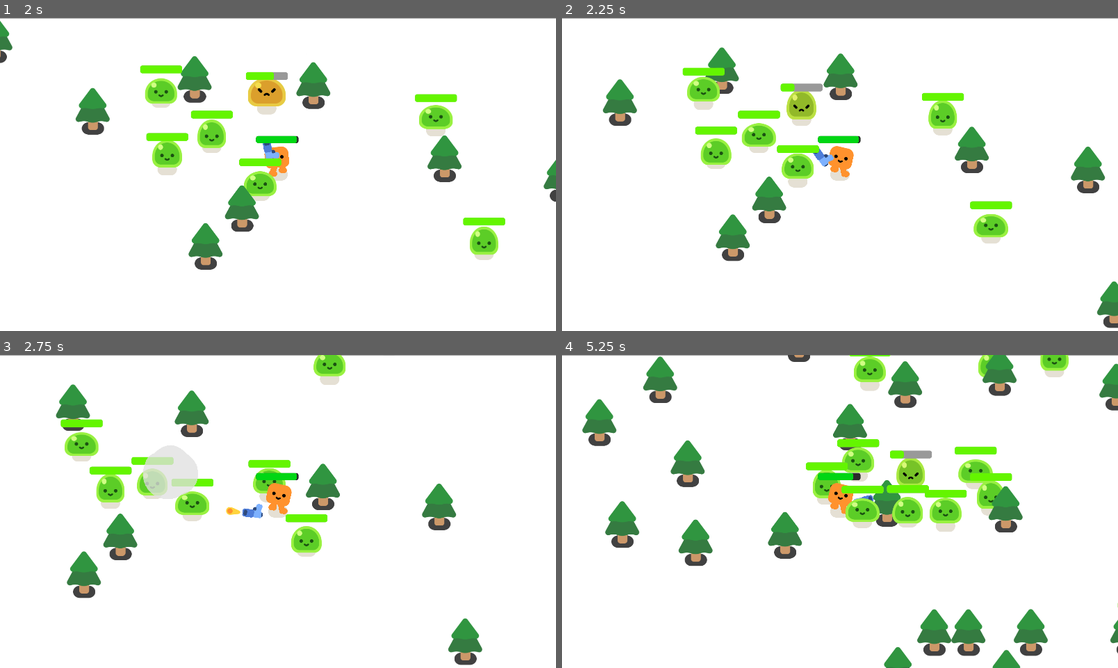
Above: before the commit, frames 1-4 (two rows, left to right).
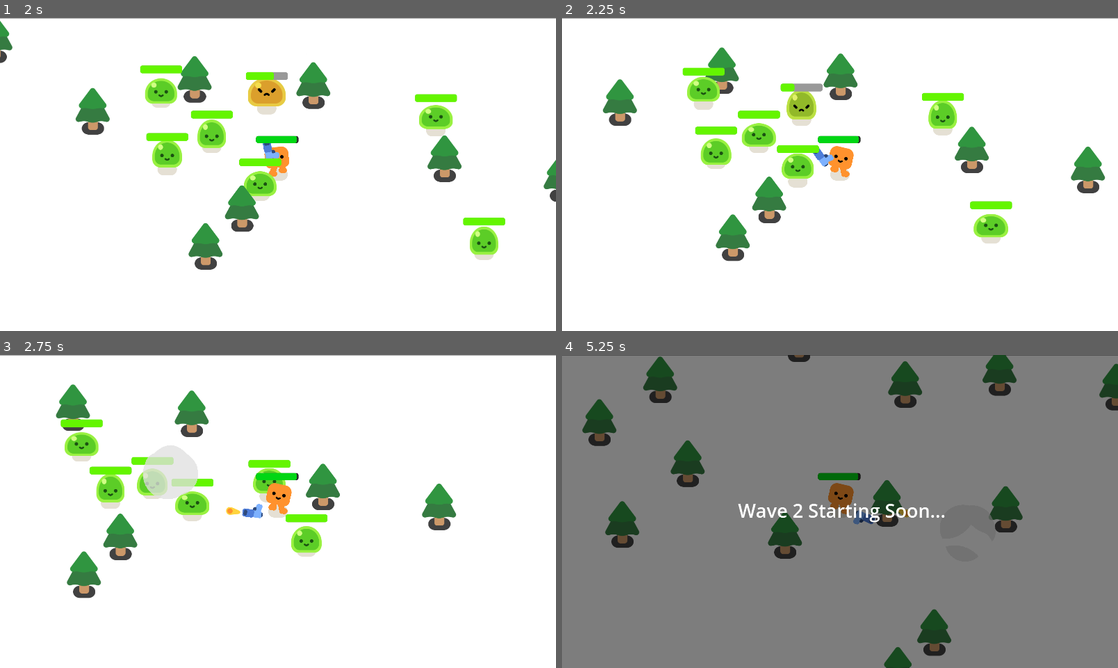
Above: after the commit, the same moments.

Repository: Jarah-Marshall/first_game
Game: Godot game, scene res://survivors_game.tscn
The game is run twice, just before and just after one commit, with the same random seed, the same clock (stepped at 60 frames per second) and the same inputs.
Inputs:
- Up to frame 1 (2 s): hold D (move_right) 0.53-1.28 s; hold S (move_down) from 1.28 s (still down)
- Up to frame 2 (2.25 s): release S (move_down) at 2.03 s; hold D (move_right) from 2.03 s (still down)
- Up to frame 3 (2.75 s): keep holding D (move_right)
- Up to frame 4 (5.25 s): release D (move_right) at 2.78 s; hold W (move_up) 2.78-3.53 s; hold A (move_left) 3.53-5.03 s; hold S (move_down) from 5.03 s (still down)

Frame 1 is identical in both runs. In frame 2, 0.4% of the frame differs, in the area x 96-100%, y 84-100%; in frame 3, 1.0%; in frame 4, 100%, in the area x 0-100%, y 0-100%.

Commit message:
Made Changes to the Game, Added a wave-based gameplay loop, a leveling system, a boss level, and enemy difficulty increasing over time

Diff:
--- a/bullet.gd
+++ b/bullet.gd
@@ -17,6 +17,7 @@
 
 
 func _on_body_entered(body):
+	if body.has_method("take_damage"):
+		var player = get_node("/root/Game/Player")
+		body.take_damage(player.damage)
 	queue_free()
-	if body.has_method("take_damage"):
-		body.take_damage()
--- a/missle.gd
+++ b/missle.gd
@@ -17,6 +17,7 @@
 
 
 func _on_body_entered(body):
+	if body.has_method("take_missle_damage"):
+		var player = get_node("/root/Game/Player")
+		body.take_missle_damage(3 + player.damage)
 	queue_free()
-	if body.has_method("take_missle_damage"):
-		body.take_missle_damage()
--- a/mob.gd
+++ b/mob.gd
@@ -1,6 +1,9 @@
 extends CharacterBody2D
 
+signal mob_died
+
 var health = 3
+var damage = 5;
 
 @onready var player = get_node("/root/Game/Player")
 @onready var mob_damage = $MobDamage
@@ -8,37 +11,44 @@
 func _ready():
 	%Slime.play_walk()
 
+func set_health(max_health: int):
+	health = max_health
+	%MobHealthbar.max_value = max_health
+	%MobHealthbar.value = max_health
+
 func _physics_process(delta):
 	var direction = global_position.direction_to(player.global_position)
 	velocity = direction * 300.0
 	move_and_slide()
 
-func take_damage():
-	health -= 1
+func take_damage(amount: int):
+	health -= amount
 	%MobHealthbar.value = health
 	%Slime.play_hurt()
 	mob_damage.play()
 
 	if health <= 0:
+			die()
+
+
+func take_missle_damage(amount: int):
+	health -= amount
+	%MobHealthbar.value = health
+	%Slime.play_hurt()
+	mob_damage.play()
+
+	if health <= 0:
+			die()
+
+func die():
+		mob_died.emit()
 		queue_free()
+
+		if player.has_method("enemy_defeated"):
+			player.enemy_defeated()
 
 		const SMOKE_SCENE = preload("res://smoke_explosion/smoke_explosion.tscn")
 		var smoke = SMOKE_SCENE.instantiate()
 		get_parent().add_child(smoke)
 
 		smoke.global_position = global_position
-
-func take_missle_damage():
-	health -= 3
-	%MobHealthbar.value = health
-	%Slime.play_hurt()
-	mob_damage.play()
-
-	if health <= 0:
-		queue_free()
-
-	const SMOKE_SCENE = preload("res://smoke_explosion/smoke_explosion.tscn")
-	var smoke = SMOKE_SCENE.instantiate()
-	get_parent().add_child(smoke)
-
-	smoke.global_position = global_position
--- a/player.gd
+++ b/player.gd
@@ -1,9 +1,15 @@
 extends CharacterBody2D
 
 signal health_depleted
+signal leveled_up(next_level)
 
 @onready var player_damage = $PlayerDamage
+var damage = 1;
 var health = 100.0
+
+var level = 1
+var defeated_enemies = 0
+var enemies_to_next_level = 5
 
 func _physics_process(delta):
 	var direction = Input.get_vector("move_left", "move_right",
@@ -16,13 +22,35 @@
 	else:
 		%HappyBoo.play_idle_animation()
 
-	const DAMAGE_RATE = 5.0
 	var overlapping_mobs = %HurtBox.get_overlapping_bodies()
 
 	if overlapping_mobs.size() > 0:
-		health -= DAMAGE_RATE * overlapping_mobs.size() * delta
-		%ProgressBar.value = health
-		player_damage.play()
+		for mob in overlapping_mobs:
+
+			health -= mob.damage * delta
+			%ProgressBar.value = health
+			player_damage.play()
 
 		if health <= 0.0:
 			health_depleted.emit()
+
+func enemy_defeated():
+	defeated_enemies += 1
+
+	if defeated_enemies >= enemies_to_next_level:
+		defeated_enemies = 0
+		level_up()
+
+
+func level_up():
+	level += 1
+	enemies_to_next_level += 15
+
+	health += 5.0
+	damage += 2
+
+	$LevelUp.visible = true;
+	await get_tree().create_timer(1.0).timeout
+	$LevelUp.visible = false;
+
+	leveled_up.emit(level)
--- a/player.tscn
+++ b/player.tscn
@@ -44,6 +44,23 @@
 [node name="CollisionShape2D" type="CollisionShape2D" parent="HurtBox" unique_id=1322699967]
 shape = SubResource("CircleShape2D_a313c")
 
+[node name="LevelUp" type="Label" parent="." unique_id=1693254762]
+unique_name_in_owner = true
+visible = false
+anchors_preset = 12
+anchor_top = 1.0
+anchor_right = 1.0
+anchor_bottom = 1.0
+offset_left = -69.0
+offset_top = -177.0
+offset_right = 63.0
+offset_bottom = -135.0
+grow_horizontal = 2
+grow_vertical = 0
+theme_override_colors/font_color = Color(0.017732391, 0.017732391, 0.01773239, 1)
+theme_override_font_sizes/font_size = 30
+text = "Level Up!"
+
 [node name="ProgressBar" type="ProgressBar" parent="." unique_id=288346882]
 unique_name_in_owner = true
 offset_left = -76.0
--- a/survivors_game.gd
+++ b/survivors_game.gd
@@ -1,12 +1,60 @@
 extends Node2D
 
 @onready var game_over = $GameOverSound
+@onready var spawn_timer = $Timer
+
+var wave = 1
+var number_of_mobs = 5
+var mobs = 0
+
+
+func start_next_wave():
+	mobs = 0
+	if wave % 5 == 0:
+		%WaveLabel.text = "BOSS WAVE! "
+		%CurrentWave.visible = true
+		await get_tree().create_timer(3.0).timeout
+
+		number_of_mobs = 0
+		spawn_boss_slime()
+	else:
+		if wave > 1:
+			number_of_mobs = wave * 10
+			mobs = 0
+		else:
+			number_of_mobs = 5
+
+		spawn_timer.start()
 
 func spawn_mob():
 	var new_mob = preload("res://mob.tscn").instantiate()
+
+	new_mob.mob_died.connect(check_wave_status)
+
+	if(wave > 1):
+		var max_health = 3 + (wave * 2.5)
+		new_mob.set_health(max_health)
+
 	%PathFollow2D.progress_ratio = randf()
 	new_mob.global_position = %PathFollow2D.global_position
 	add_child(new_mob)
+
+	mobs += 1
+
+func spawn_boss_slime():
+	var boss = preload("res://mob.tscn").instantiate()
+
+	boss.mob_died.connect(check_wave_status)
+
+	boss.set_health(50 + (wave * 3))
+	boss.scale = Vector2(5.0,5.0)
+
+	%PathFollow2D.progress_ratio = randf()
+	boss.global_position = %PathFollow2D.global_position
+
+	add_child(boss)
+	mobs = 1
+
 
 func spawn_tree():
 	var new_tree = preload("res://pine_tree.tscn").instantiate()
@@ -16,8 +64,28 @@
 
 
 func _on_timer_timeout():
-	spawn_mob()
+	if(number_of_mobs > 0):
+		spawn_mob()
+		number_of_mobs -= 1
+	else:
+		spawn_timer.stop()
+
 	spawn_tree()
+
+func check_wave_status():
+	mobs -= 1
+
+	if mobs <= 0 and number_of_mobs <= 0:
+
+		wave +=1
+
+		%WaveLabel.text = "Wave " + str(wave) + " Starting Soon..."
+		%CurrentWave.visible = true
+		await get_tree().create_timer(3.0).timeout
+		%CurrentWave.visible = false
+
+		start_next_wave();
+
 
 
 func _on_player_health_depleted():
--- a/survivors_game.tscn
+++ b/survivors_game.tscn
@@ -130,5 +130,34 @@
 [node name="GameOverSound" type="AudioStreamPlayer" parent="." unique_id=47286440]
 stream = ExtResource("5_7jj1j")
 
+[node name="CurrentWave" type="CanvasLayer" parent="." unique_id=373553682]
+unique_name_in_owner = true
+visible = false
+
+[node name="ColorRect" type="ColorRect" parent="CurrentWave" unique_id=1197288937]
+anchors_preset = 15
+anchor_right = 1.0
+anchor_bottom = 1.0
+grow_horizontal = 2
+grow_vertical = 2
+color = Color(0, 0, 0, 0.50980395)
+
+[node name="WaveLabel" type="Label" parent="CurrentWave/ColorRect" unique_id=1674318212]
+unique_name_in_owner = true
+layout_mode = 1
+anchors_preset = 8
+anchor_left = 0.5
+anchor_top = 0.5
+anchor_right = 0.5
+anchor_bottom = 0.5
+offset_left = -110.0
+offset_top = -49.0
+offset_right = 123.0
+offset_bottom = 55.0
+grow_horizontal = 2
+grow_vertical = 2
+theme_override_font_sizes/font_size = 65
+text = "Wave 1 Begin!"
+
 [connection signal="health_depleted" from="Player" to="." method="_on_player_health_depleted"]
 [connection signal="timeout" from="Timer" to="." method="_on_timer_timeout"]
